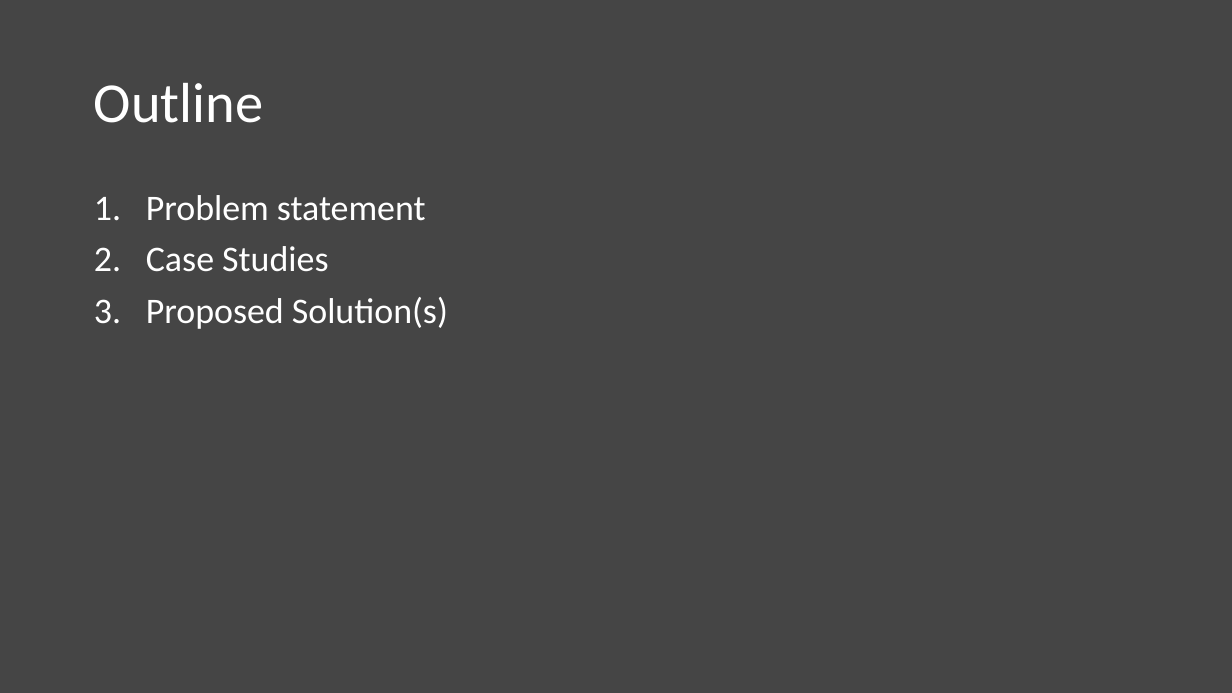
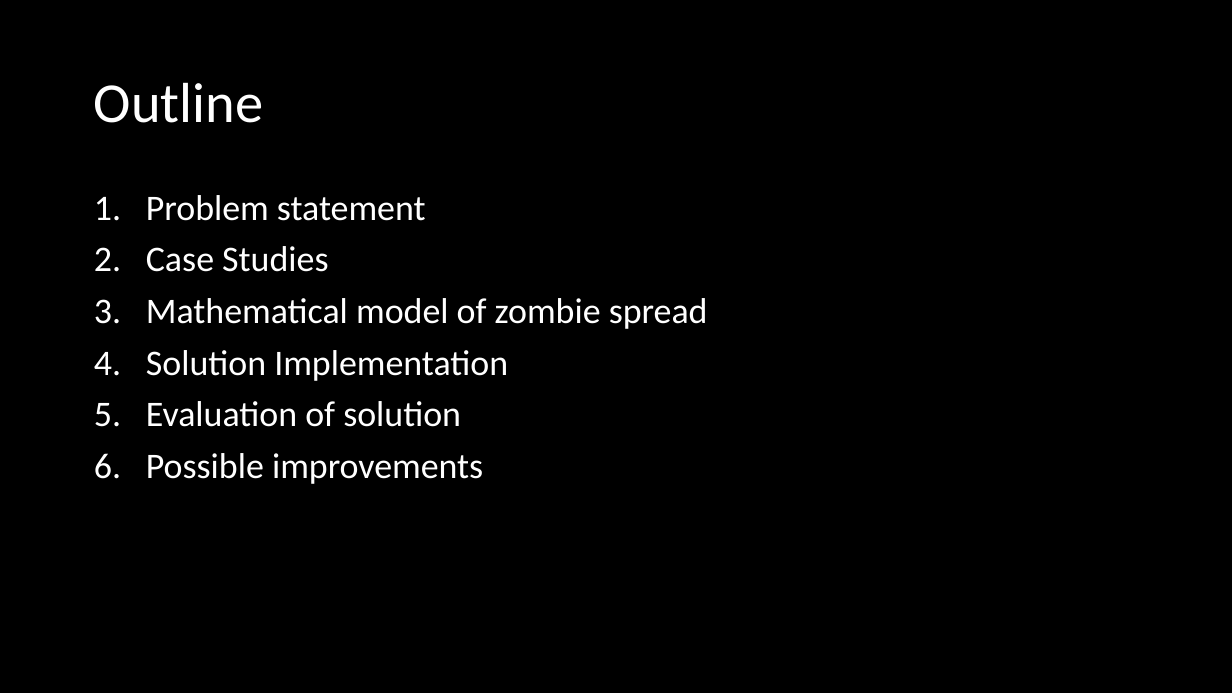
Before and after one commit to Czar-Ec/ZEUS, a slide deck: slide 3 of Documentation/ZEUS Presentation.pptx (slide 2 before the commit). Drawn at 1232x693 pixels with LibreOffice and Linux fonts; fonts in the diff are those of the drawing; background and template pictures are left out. Boxes give left, top, right and bottom in pixels: in the first picture for what was removed or moved away, otherwise in the second. Text is boxed around its words. In the diff, an @@ line names an element or a change of style, - is before the commit and + after.

```diff
--- a/Documentation/ZEUS Presentation.pptx
+++ b/Documentation/ZEUS Presentation.pptx
@@ background #454545 to #000000 @@
@@ text at (x1=146, y1=298, x2=708, y2=484): text changed @@
-3. Proposed Solution(s)
+3. Mathematical model of zombie spread
+4. Solution Implementation
+5. Evaluation of solution
+6. Possible improvements
```
Also in this commit, not shown: 13 slides added, 2 slides removed, 2 other files.
